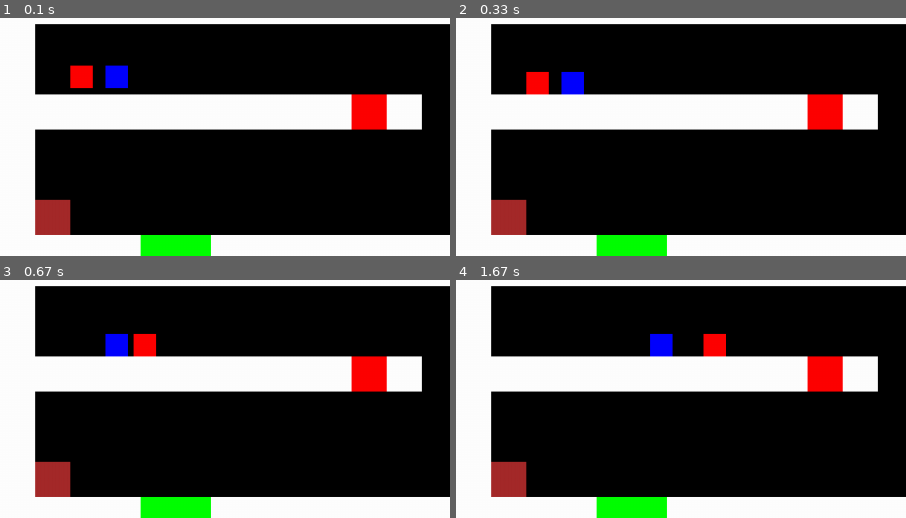
Above: before the commit, frames 1-4 (two rows, left to right).
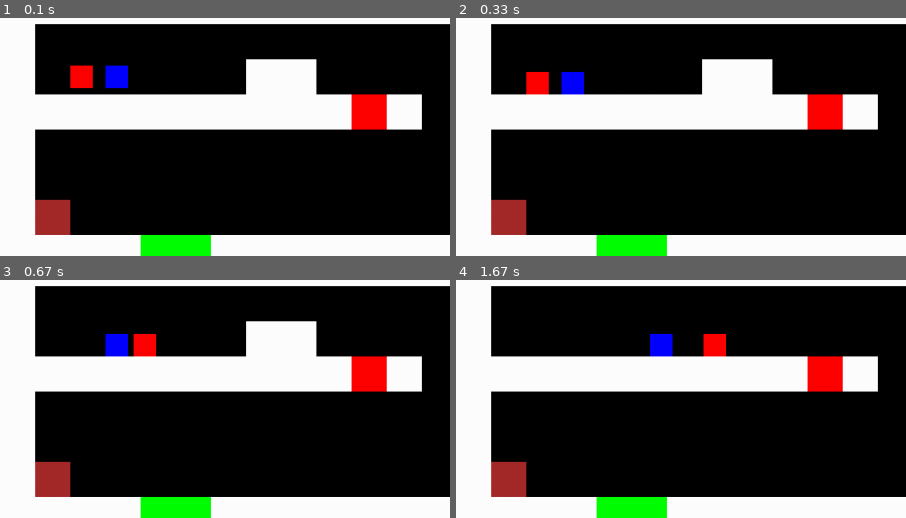
Above: after the commit, the same moments.

Repository: Mariotti-Matteo/progetto_informatica_pygame
Game: pygame game, started from Script/main_v2.py
The game is run twice, just before and just after one commit, with the same random seed, the same clock (stepped at 60 frames per second) and the same inputs.
Inputs:
- Up to frame 1 (0.1 s): no input
- Up to frame 2 (0.33 s): no input
- Up to frame 3 (0.67 s): hold Right from 0.33 s (still down)
- Up to frame 4 (1.67 s): release Right at 0.8 s; hold Up 0.83-1.13 s; hold W 0.83-1.13 s; hold Right 1.17-1.63 s; hold D 1.17-1.63 s
The pictures show only the part of the screen within x 0-50%, y 0-50%; the shares and areas given below are measured in that part.

The runs differ from the first frame. In frame 1, 2.4% of the frame differs, in the area x 54-71%, y 17-33%; in frame 2, 2.4%; in frame 3, 2.4%; in frame 4, nothing differs.

Commit message:
Blocchi che scompaiono

Diff:
--- a/Script/level_selection.py
+++ b/Script/level_selection.py
@@ -5,7 +5,7 @@
     level = [
         '##############################',
         '#                            #',
-        '# 12                         #',
+        '# 12   SS                    #',
         '##########L#                 #',
         '#         ?                  #',
         '#                            #',
--- a/Script/main_v2.py
+++ b/Script/main_v2.py
@@ -253,6 +253,10 @@
 
     def update(self):
         screen.blit(self.image, (self.rect.x, self.rect.y))
+        # Chiama scompari solo se un player è vicino (distanza < 60 pixel)
+        if (abs(self.rect.centerx - player1.rect.centerx) < 60 and abs(self.rect.centery - player1.rect.centery) < 60) or \
+           (abs(self.rect.centerx - player2.rect.centerx) < 60 and abs(self.rect.centery - player2.rect.centery) < 60):
+            self.scompari()
 
     def scompari(self):
         self.image.fill("black")
